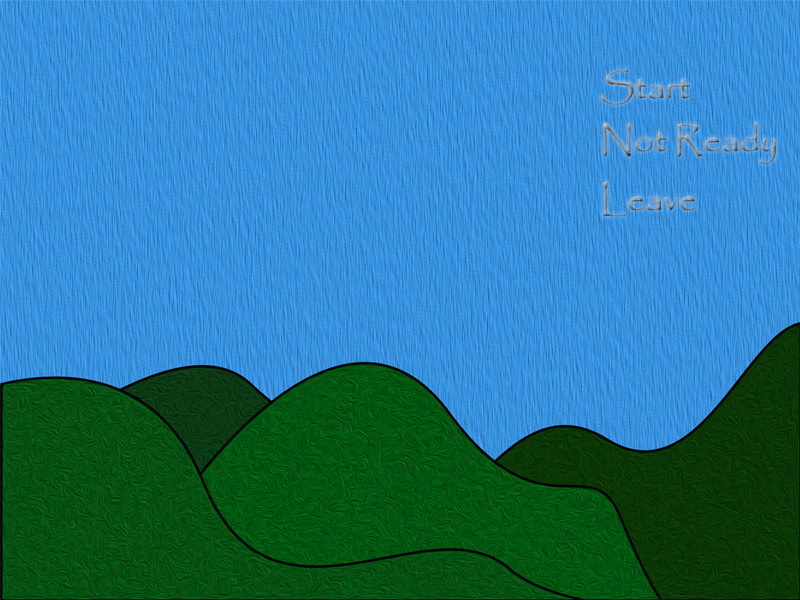
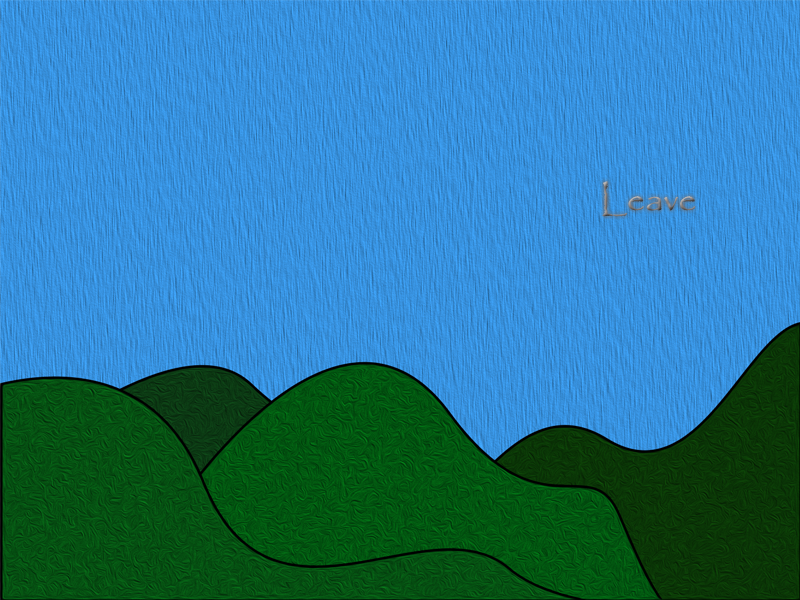
Layered file, before and after one edit (800x600). Changes by layer:
added group "Rasterized" with 6 layers above "Text-Right" over [597, 66, 780, 220]
added layer "Leave" (1st of 4, in "Rasterized") in group "Rasterized" over [599, 178, 699, 220]
hid group "Text-Right" (6 layers) over [600, 69, 776, 217]
